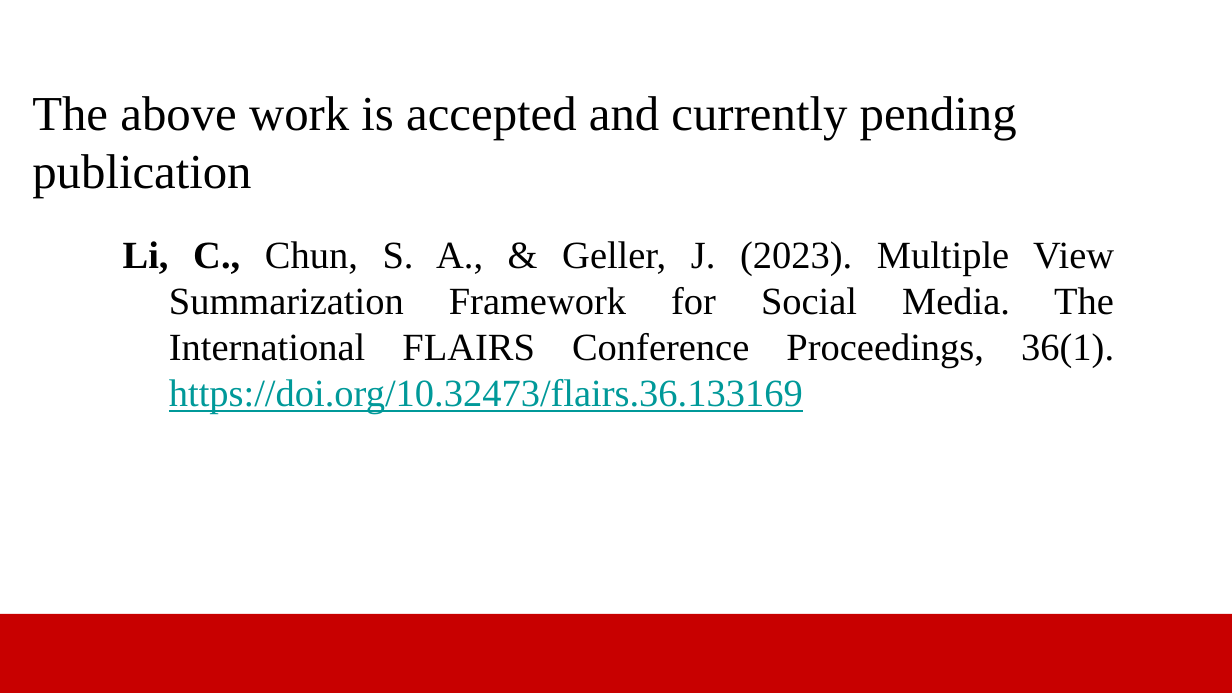
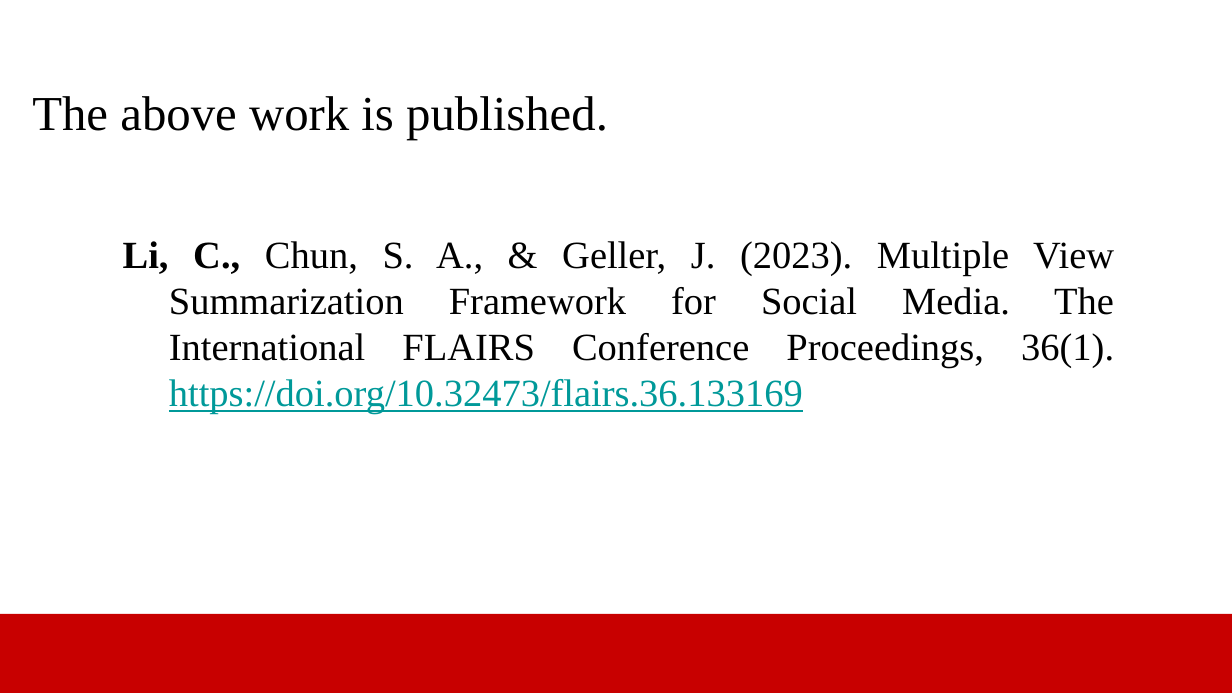
Before and after one commit to cl524/User-centric-Microblog-Summarizatoin, a slide deck: slide 29 of Summarization.pptx. Drawn at 1232x693 pixels with LibreOffice and Linux fonts; fonts in the diff are those of the drawing; background and template pictures are left out. Boxes give left, top, right and bottom in pixels: in the first picture for what was removed or moved away, otherwise in the second. Text is boxed around its words. In the diff, an @@ line names an element or a change of style, - is before the commit and + after.

```diff
--- a/Summarization.pptx
+++ b/Summarization.pptx
@@ title at <box>32,96,608,140</box>: text changed @@
-The above work is accepted and currently pending publication
+The above work is published.
```
